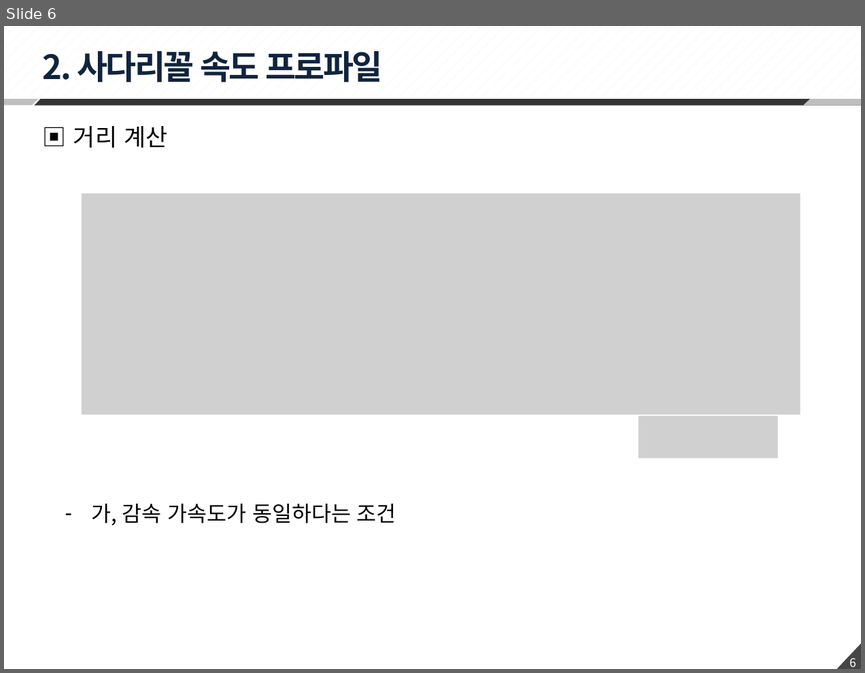
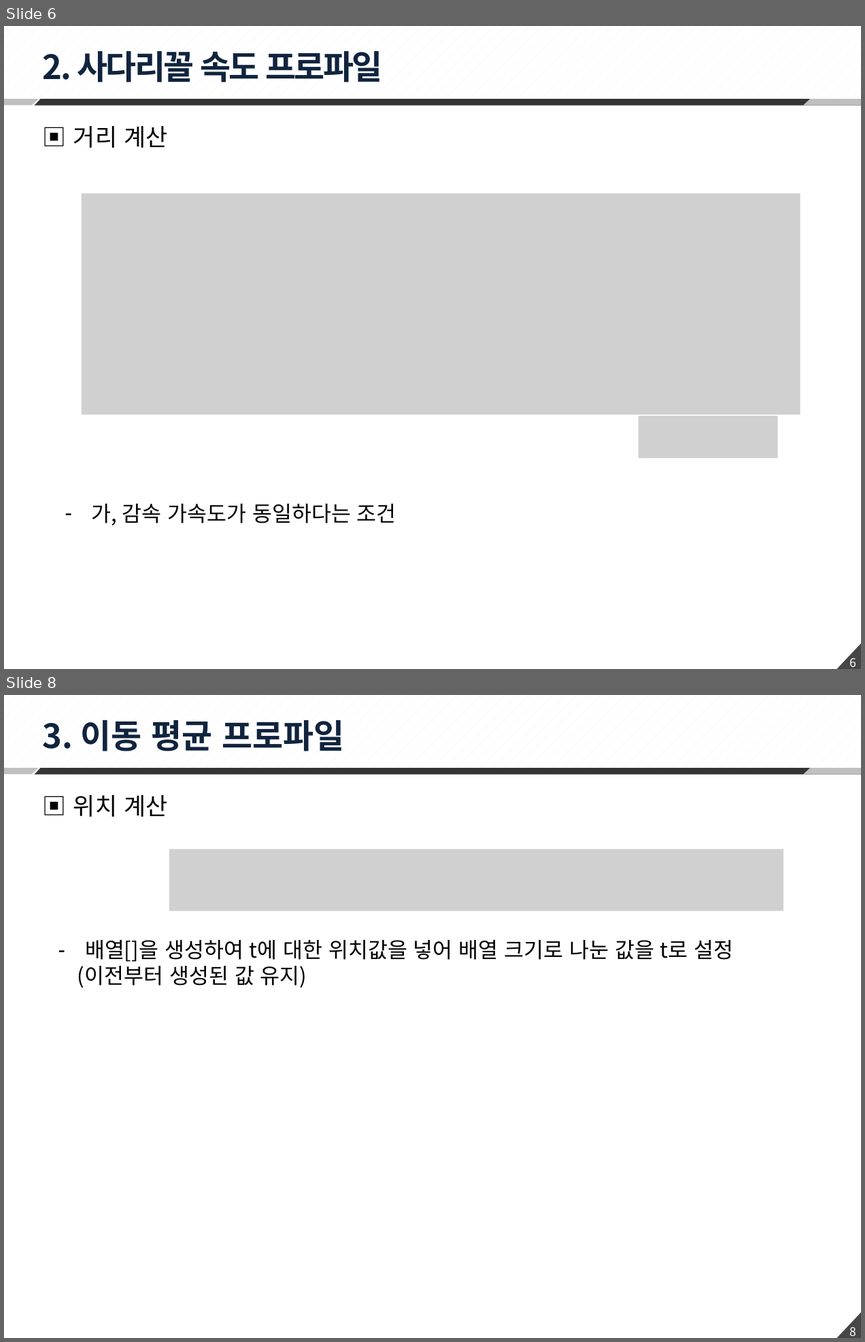
Before and after one commit to changhee-Jung/Hexapod, a slide deck: 02 Scheduler/200414_MotionProfile 정리.pptx. Shown one above the other, each under a label of ours: slide 6 before the commit, slides 6 and 8 after it; the slides between them are not shown. The pictures are 865x673 and 865x1342 pixels, drawn with LibreOffice and Linux fonts; fonts in the diff are those of the drawing; grey boxes stand for pictures. Boxes give left, top, right and bottom in pixels: in the first picture for what was removed or moved away, otherwise in the second. Text is boxed around its words. In the diff, an @@ line names an element or a change of style, - is before the commit and + after.

```diff
--- a/02 Scheduler/200414_MotionProfile 정리.pptx
+++ b/02 Scheduler/200414_MotionProfile 정리.pptx
@@ slide 8 added at (4, 695, 861, 1338), background #FFFFFF; not listed: 6 template elements that a slide beside it also shows @@
@@ text added at (43, 720, 344, 751), 28 pt, text #0F243E, bold @@
+3. 이동 평균 프로파일
@@ text added at (73, 795, 168, 817), 20 pt, text #000000 @@
+▣ 위치 계산
@@ picture added at (169, 849, 784, 911) @@
@@ text added at (77, 940, 734, 987), 18 pt, text #000000 @@
+– 배열[]을 생성하여 t에 대한 위치값을 넣어 배열 크기로 나눈 값을 t로 설정
+(이전부터 생성된 값 유지)
```
Also in this commit, not shown: 1 other slide added, 1 other file.
